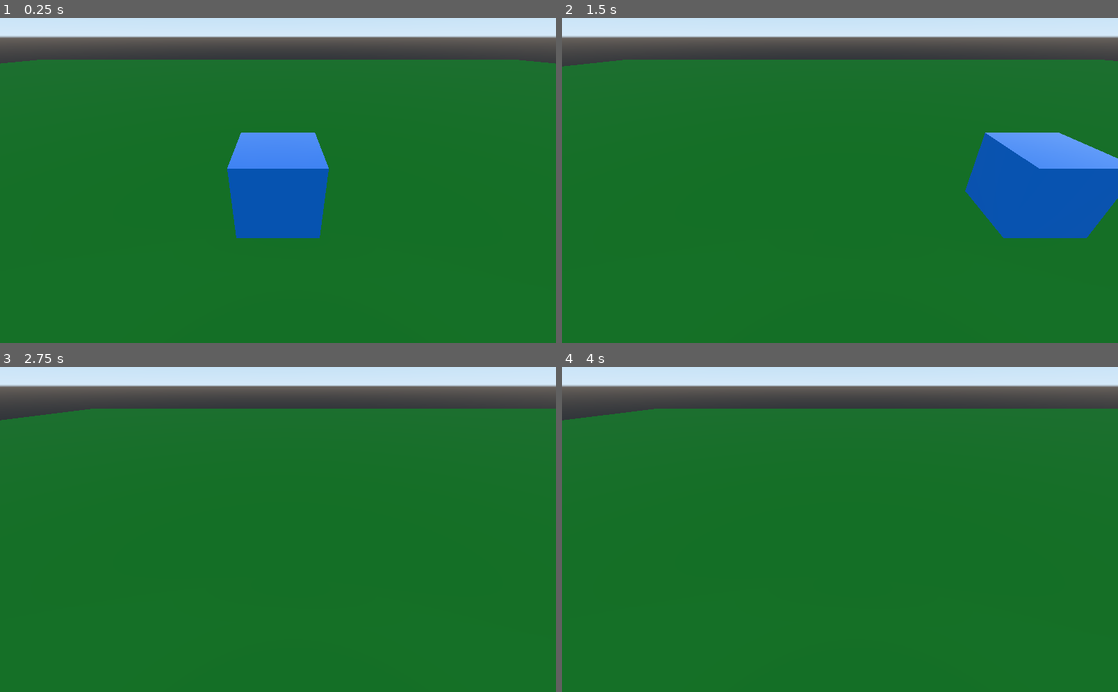
Above: before the commit, frames 1-4 (two rows, left to right).
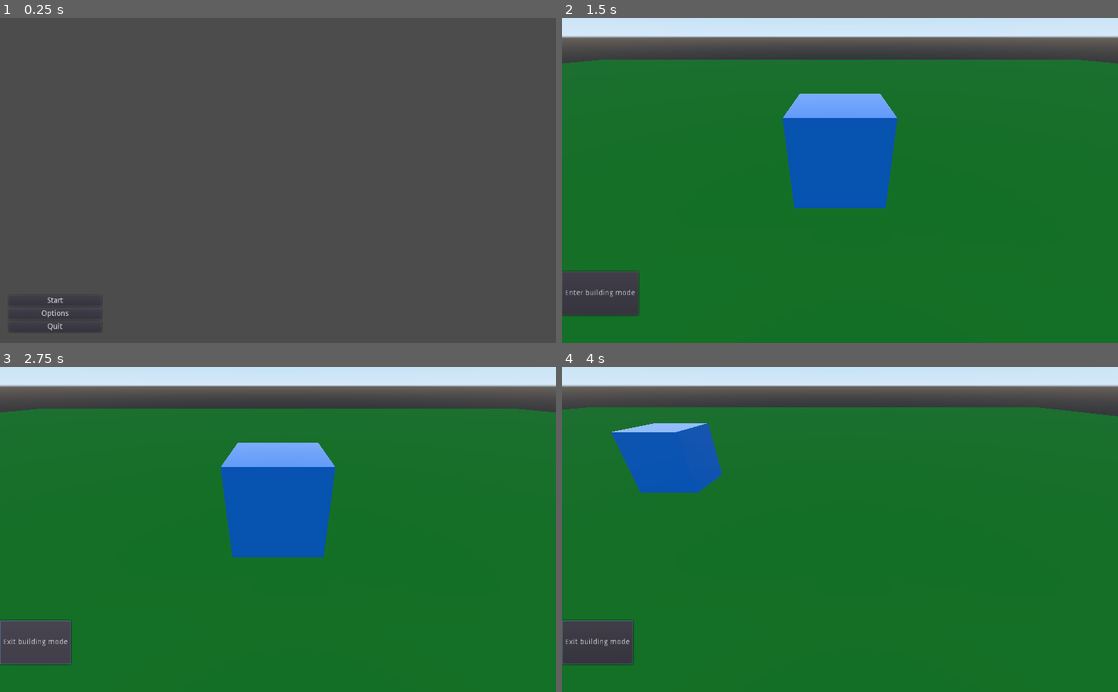
Above: after the commit, the same moments.

Repository: Billiamd1012/Bloodlines
Game: Godot game, scene res://scenes/menu/MainMenu.tscn
Same seed, same stepped clock (60 frames per second), same inputs: the game is played once before the commit and once after it. Before the commit the project starts from res://scenes/Room.tscn.
Inputs (mouse positions are in pixels of both pictures, inside the frame that each line leads up to):
- Up to frame 1 (0.25 s): no input
- Up to frame 2 (1.5 s): click (617, 313) at 0.5 s, where only the run after the commit has a clickable "Options"; click (617, 300) at 1.25 s, where only the run after the commit has a clickable "Start"
- Up to frame 3 (2.75 s): click (38, 643) at 2 s, where only the run after the commit has a clickable "Enter building mode"
- Up to frame 4 (4 s): move the mouse to (962, 513) at 2.77 s; hold D (moveRight) 2.78-3.53 s; click (962, 513) at 2.92 s; move the mouse to (728, 545) at 3.52 s; hold S (moveBack) from 3.53 s (still down); click (728, 545) at 3.67 s

The runs differ from the first frame. In frame 1, 94% of the frame differs, in the area x 0-100%, y 0-100%; in frame 2, 16%; in frame 3, 8.5%; in frame 4, 5.9%.

Commit message:
Building menu progressing

Diff:
--- /dev/null
+++ b/assets/BlueBox.tscn
@@ -0,0 +1,20 @@
+[gd_scene load_steps=4 format=2]
+
+[ext_resource path="res://assets/Player.tres" type="Material" id=1]
+
+[sub_resource type="CubeMesh" id=4]
+
+[sub_resource type="BoxShape" id=5]
+
+[node name="BlueBox" type="StaticBody"]
+collision_layer = 2
+
+[node name="MeshInstance" type="MeshInstance" parent="."]
+transform = Transform( 1, 0, 0, 0, 1, 0, 0, 0, 1, 0, 1, 0 )
+layers = 2
+mesh = SubResource( 4 )
+material/0 = ExtResource( 1 )
+
+[node name="CollisionShape" type="CollisionShape" parent="."]
+transform = Transform( 1, 0, 0, 0, 1, 0, 0, 0, 1, 0, 1, 0 )
+shape = SubResource( 5 )
--- /dev/null
+++ b/assets/menu/buildingbuttons/farming/Farm.tscn
@@ -0,0 +1,6 @@
+[gd_scene format=2]
+
+[node name="Farm" type="Button"]
+margin_top = -50.0
+margin_bottom = -10.0
+text = "Farm"
--- /dev/null
+++ b/assets/menu/buildingbuttons/mining/Mine.tscn
@@ -0,0 +1,6 @@
+[gd_scene format=2]
+
+[node name="Mine" type="Button"]
+margin_top = -50.0
+margin_bottom = -10.0
+text = "Mine"
--- a/project.godot
+++ b/project.godot
@@ -8,10 +8,26 @@
 
 config_version=4
 
+_global_script_classes=[ {
+"base": "Spatial",
+"class": "Building",
+"language": "GDScript",
+"path": "res://scripts/Building.gd"
+}, {
+"base": "Node",
+"class": "PlayerInterface",
+"language": "GDScript",
+"path": "res://scripts/PlayerInterface.gd"
+} ]
+_global_script_class_icons={
+"Building": "",
+"PlayerInterface": ""
+}
+
 [application]
 
 config/name="Bloodlines"
-run/main_scene="res://scenes/Room.tscn"
+run/main_scene="res://scenes/menu/MainMenu.tscn"
 config/icon="res://assets/icon.png"
 
 [gui]
--- a/scenes/Room.tscn
+++ b/scenes/Room.tscn
@@ -1,8 +1,10 @@
 [gd_scene load_steps=9 format=2]
 
-[ext_resource path="res://scenes/Camera.tscn" type="PackedScene" id=1]
+[ext_resource path="res://scenes/playerInterface/Camera.tscn" type="PackedScene" id=1]
 [ext_resource path="res://assets/Ground.tres" type="Material" id=2]
-[ext_resource path="res://assets/Player.tres" type="Material" id=3]
+[ext_resource path="res://assets/BlueBox.tscn" type="PackedScene" id=3]
+[ext_resource path="res://scenes/menu/PauseMenu.tscn" type="PackedScene" id=4]
+[ext_resource path="res://scenes/playerInterface/PlayerInterface.tscn" type="PackedScene" id=5]
 
 [sub_resource type="CubeMesh" id=1]
 
@@ -10,32 +12,26 @@
 
 [sub_resource type="BoxShape" id=3]
 
-[sub_resource type="CubeMesh" id=4]
-
-[sub_resource type="BoxShape" id=5]
-
 [node name="Room" type="Spatial"]
 
-[node name="StaticBody" type="StaticBody" parent="."]
+[node name="Ground" type="StaticBody" parent="."]
 transform = Transform( 50, 0, 0, 0, 0.1, 0, 0, 0, 50, 0, -1, 0 )
 
-[node name="MeshInstance" type="MeshInstance" parent="StaticBody"]
+[node name="MeshInstance" type="MeshInstance" parent="Ground"]
 transform = Transform( 1, 0, 0, 0, 1.19249e-08, 1, 0, -1, 1.19249e-08, 0, 0, 0 )
 mesh = SubResource( 1 )
 skin = SubResource( 2 )
 material/0 = ExtResource( 2 )
 
-[node name="CollisionShape" type="CollisionShape" parent="StaticBody"]
+[node name="CollisionShape" type="CollisionShape" parent="Ground"]
 shape = SubResource( 3 )
 
-[node name="Camera" parent="." instance=ExtResource( 1 )]
+[node name="BlueBox" parent="." instance=ExtResource( 3 )]
+
+[node name="PauseMenu" parent="." instance=ExtResource( 4 )]
+visible = false
+
+[node name="PlayerInterface" parent="." instance=ExtResource( 5 )]
+
+[node name="Camera" parent="PlayerInterface" instance=ExtResource( 1 )]
 transform = Transform( 1, 0, 0, 0, 1, 0, 0, 0, 1, 0, 3.20535, 5.00768 )
-
-[node name="StaticBody2" type="StaticBody" parent="."]
-
-[node name="MeshInstance" type="MeshInstance" parent="StaticBody2"]
-mesh = SubResource( 4 )
-material/0 = ExtResource( 3 )
-
-[node name="CollisionShape" type="CollisionShape" parent="StaticBody2"]
-shape = SubResource( 5 )
--- /dev/null
+++ b/scenes/menu/MainMenu.tscn
@@ -0,0 +1,35 @@
+[gd_scene load_steps=2 format=2]
+
+[ext_resource path="res://scripts/MainMenu.gd" type="Script" id=1]
+
+[node name="PauseMenu" type="Control"]
+anchor_right = 1.0
+anchor_bottom = 1.0
+script = ExtResource( 1 )
+
+[node name="VBoxContainer" type="VBoxContainer" parent="."]
+anchor_left = 0.016
+anchor_top = 0.853
+anchor_right = 0.183
+anchor_bottom = 0.853
+
+[node name="StartButton" type="Button" parent="VBoxContainer"]
+margin_right = 171.0
+margin_bottom = 20.0
+text = "Start"
+
+[node name="OptionsButton" type="Button" parent="VBoxContainer"]
+margin_top = 24.0
+margin_right = 171.0
+margin_bottom = 44.0
+text = "Options"
+
+[node name="QuitButton" type="Button" parent="VBoxContainer"]
+margin_top = 48.0
+margin_right = 171.0
+margin_bottom = 68.0
+text = "Quit"
+
+[connection signal="pressed" from="VBoxContainer/StartButton" to="." method="_on_StartButton_pressed"]
+[connection signal="pressed" from="VBoxContainer/OptionsButton" to="." method="_on_OptionsButton_pressed"]
+[connection signal="pressed" from="VBoxContainer/QuitButton" to="." method="_on_QuitButton_pressed"]
--- /dev/null
+++ b/scenes/menu/PauseMenu.tscn
@@ -0,0 +1,35 @@
+[gd_scene load_steps=2 format=2]
+
+[ext_resource path="res://scripts/PauseMenu.gd" type="Script" id=1]
+
+[node name="PauseMenu" type="Control"]
+anchor_right = 1.0
+anchor_bottom = 1.0
+script = ExtResource( 1 )
+
+[node name="VBoxContainer" type="VBoxContainer" parent="."]
+anchor_left = 0.016
+anchor_top = 0.853
+anchor_right = 0.183
+anchor_bottom = 0.853
+
+[node name="ResumeButton" type="Button" parent="VBoxContainer"]
+margin_right = 171.0
+margin_bottom = 20.0
+text = "Resume"
+
+[node name="OptionsButton" type="Button" parent="VBoxContainer"]
+margin_top = 24.0
+margin_right = 171.0
+margin_bottom = 44.0
+text = "Options"
+
+[node name="MenuButton" type="Button" parent="VBoxContainer"]
+margin_top = 48.0
+margin_right = 171.0
+margin_bottom = 68.0
+text = "Menu"
+
+[connection signal="pressed" from="VBoxContainer/ResumeButton" to="." method="_on_ResumeButton_pressed"]
+[connection signal="pressed" from="VBoxContainer/OptionsButton" to="." method="_on_OptionsButton_pressed"]
+[connection signal="pressed" from="VBoxContainer/MenuButton" to="." method="_on_MenuButton_pressed"]
--- a/scenes/Camera.tscn
+++ b/scenes/playerInterface/Camera.tscn
@@ -2,7 +2,7 @@
 
 [ext_resource path="res://scripts/CameraMove.gd" type="Script" id=1]
 
-[node name="Spatial" type="Spatial"]
+[node name="CameraWrapper" type="Spatial"]
 
 [node name="Camera" type="Camera" parent="."]
 transform = Transform( 1, 0, 0, 0, 0.850095, 0.526629, 0, -0.526629, 0.850095, 0, 0, 0 )
--- /dev/null
+++ b/scenes/playerInterface/PlaceBuildingButton.gd
@@ -0,0 +1,12 @@
+extends Button
+
+onready var player_interface: PlayerInterface = get_node("/root/Room/PlayerInterface")
+
+func _on_PlaceBuildingButton_pressed() -> void:
+	if self.text == "Enter building mode":
+		player_interface.interface_input_mode = 1
+		self.text = "Exit building mode"
+
+	else:
+		player_interface.interface_input_mode = 0
+		self.text = "Enter building mode"
--- /dev/null
+++ b/scenes/playerInterface/PlayerInterface.tscn
@@ -0,0 +1,52 @@
+[gd_scene load_steps=6 format=2]
+
+[ext_resource path="res://scripts/PlayerInterface.gd" type="Script" id=1]
+[ext_resource path="res://scripts/BuildingManager.gd" type="Script" id=2]
+[ext_resource path="res://assets/menu/buildingbuttons/farming/Farm.tscn" type="PackedScene" id=3]
+[ext_resource path="res://assets/menu/buildingbuttons/mining/Mine.tscn" type="PackedScene" id=4]
+[ext_resource path="res://scenes/playerInterface/PlaceBuildingButton.gd" type="Script" id=5]
+
+[node name="PlayerInterface" type="Node"]
+script = ExtResource( 1 )
+
+[node name="HUD" type="Control" parent="."]
+margin_right = 1027.0
+margin_bottom = 599.0
+
+[node name="BuildingBar" type="HBoxContainer" parent="HUD"]
+margin_top = 468.0
+margin_right = 1025.0
+margin_bottom = 549.92
+script = ExtResource( 2 )
+
+[node name="PlaceBuildingButton" type="Button" parent="HUD/BuildingBar"]
+margin_right = 141.0
+margin_bottom = 81.0
+text = "Enter building mode"
+script = ExtResource( 5 )
+
+[node name="FarmingButton" type="Button" parent="HUD/BuildingBar"]
+visible = false
+margin_left = 145.0
+margin_right = 208.0
+margin_bottom = 81.0
+text = "Farming"
+
+[node name="Farm" parent="HUD/BuildingBar/FarmingButton" instance=ExtResource( 3 )]
+visible = false
+anchor_left = -0.5
+
+[node name="MiningButton" type="Button" parent="HUD/BuildingBar"]
+visible = false
+margin_left = 472.0
+margin_top = 40.0
+margin_right = 267.0
+margin_bottom = 80.0
+text = "Mining"
+
+[node name="Mine" parent="HUD/BuildingBar/MiningButton" instance=ExtResource( 4 )]
+visible = false
+anchor_left = 0.8
+anchor_right = 0.8
+
+[connection signal="pressed" from="HUD/BuildingBar/PlaceBuildingButton" to="HUD/BuildingBar/PlaceBuildingButton" method="_on_PlaceBuildingButton_pressed"]
--- /dev/null
+++ b/scripts/Building.gd
@@ -0,0 +1,5 @@
+# Parent class of all buildings
+
+extends Spatial
+
+class_name Building
--- /dev/null
+++ b/scripts/BuildingManager.gd
@@ -0,0 +1,20 @@
+# Handles the
+
+extends HBoxContainer
+
+# Player Interface
+onready var player_interface: PlayerInterface = get_node("/root/Room/PlayerInterface")
+
+# Current building
+var current_building: Building = null
+
+func _input(event: InputEvent) -> void:
+	if event is InputEventMouseButton and event.button_index == BUTTON_LEFT and event.pressed and current_building != null:
+		_placeBuilding(current_building)
+func _placeBuilding(building: Spatial) -> void:
+	if building is Building:
+		if player_interface.cursor_position_on_map != {}:
+			# Add your code here
+			var building_instance = building.scene.instance()  # Create an instance of the building scene
+			building_instance.global_transform.origin = player_interface.cursor_position_on_map.position  # Set the position of the instance to the specified position
+			get_node("/root/Room").add_child(building_instance)  # Add the instance to the scene tree
--- a/scripts/CameraMove.gd
+++ b/scripts/CameraMove.gd
@@ -1,30 +1,36 @@
 extends Camera
 
-var sens = 5
-var move = Vector3(0, 0, 0)  # Class variable to store the movement
+var sens: float = 8  # Sensitivity of the camera movement
+var move: Vector3 = Vector3(0, 0, 0)  # Class variable to store the movement
 
-func _ready():
-	Input.set_mouse_mode(Input.MOUSE_MODE_CONFINED)
+func _process(delta: float) -> void:
+	var mouse_pos: Vector2 = get_viewport().get_mouse_position()
+	var screen_size: Vector2 = get_viewport().get_visible_rect().size
 
-func _unhandled_input(event):
-	if event is InputEventMouseMotion:
-		var mouse_pos = get_viewport().get_mouse_position()
-		var screen_size = get_viewport().get_visible_rect().size
+	if mouse_pos.x < screen_size.x * 0.05:
+		move.x = -1
+	elif mouse_pos.x > screen_size.x * 0.95:
+		move.x = 1
+	elif mouse_pos.y < screen_size.y * 0.05:
+		move.z = -1
+	elif mouse_pos.y > screen_size.y * 0.95:
+		move.z = 1
+	else:
+		move = Vector3(0, 0, 0)  # Stop the movement when the mouse is not near the edges
 
-		if mouse_pos.x < screen_size.x * 0.1:
-			move.x = -1
-		elif mouse_pos.x > screen_size.x * 0.9:
-			move.x = 1
-		elif mouse_pos.y < screen_size.y * 0.1:
-			move.z = -1
-		elif mouse_pos.y > screen_size.y * 0.9:
-			move.z = 1
-		else:
-			move = Vector3(0, 0, 0)  # Stop the movement when the mouse is not near the edges
-		move.y = 0  # Lock the y position
-		move = move.normalized() * sens
+	if Input.is_action_pressed("moveLeft"):
+		move.x -= 1
+	if Input.is_action_pressed("moveRight"):
+		move.x += 1
+	if Input.is_action_pressed("moveBack"):
+		move.z += 1
+	if Input.is_action_pressed("moveForward"):
+		move.z -= 1
 
-func _process(delta):
-	var parent_node = self.get_parent()
+	move = move.normalized() * sens  # Normalize the move vector before applying the speed
+
+	var parent_node: Node = self.get_parent()
 	if parent_node:
 		parent_node.translate(move * delta)  # Apply the movement to the parent node
+
+	move = Vector3(0, 0, 0)  # Reset the movement vector for the next frame
--- /dev/null
+++ b/scripts/MainMenu.gd
@@ -0,0 +1,15 @@
+extends Control
+
+
+# Called when the node enters the scene tree for the first time.
+func _ready() -> void:
+	pass # Replace with function body.
+
+func _on_StartButton_pressed() -> void:
+	get_tree().change_scene("res://scenes/Room.tscn")
+
+func _on_OptionsButton_pressed() -> void:
+	pass # Replace with function body.
+
+func _on_QuitButton_pressed() -> void:
+	get_tree().quit()
--- /dev/null
+++ b/scripts/PauseMenu.gd
@@ -0,0 +1,27 @@
+extends Control
+
+var hud: Control  # Variable to store the player interface
+
+# Called when the node enters the scene tree for the first time.
+func _ready() -> void:
+	hud = get_node("/root/Room/PlayerInterface/HUD") as Control  # Get the player interface
+	self.pause_mode = Node.PAUSE_MODE_PROCESS
+
+func _input(event: InputEvent) -> void:
+	if event is InputEventKey and event.pressed and event.scancode == KEY_ESCAPE:
+		if get_tree().current_scene.filename == "res://scenes/Room.tscn" and not self.visible:
+			get_tree().paused = true
+			hud.hide()
+			self.show()
+
+func _on_ResumeButton_pressed() -> void:
+	hud.show()  # Show the player interface
+	self.hide()  # Hide the pause menu
+
+	get_tree().paused = false  # Resume the game
+
+func _on_OptionsButton_pressed() -> void:
+	pass  # Do nothing
+
+func _on_MenuButton_pressed() -> void:
+	get_tree().change_scene("res://scenes/menu/MainMenu.tscn")  # Load the main menu scene
--- /dev/null
+++ b/scripts/PlayerInterface.gd
@@ -0,0 +1,28 @@
+# Interface between the player and the game world by updating the cursors relative position on the map every frame
+
+extends Node
+class_name PlayerInterface
+
+# Script variables
+var interface_input_mode: int = 0
+var nodes_loaded: bool = false  # Flag to check if nodes are loaded
+var cursor_position_on_map: Dictionary = {}  # Store the cursor position on the map
+
+# UI
+onready var hud: Control = get_node("HUD") as Control
+
+func _ready() -> void:
+	Input.set_mouse_mode(Input.MOUSE_MODE_CONFINED)
+	nodes_loaded = true  # Set the flag to true when all nodes are loaded
+
+func _physics_process(_delta: float) -> void:
+	if nodes_loaded:
+		var mouse_pos: Vector2 = hud.get_global_mouse_position()
+		var camera: Camera = get_node("Camera/Camera") as Camera
+		var world: World = camera.get_world()
+
+		var from: Vector3 = camera.project_ray_origin(mouse_pos)
+		var to: Vector3 = from + camera.project_ray_normal(mouse_pos) * 1000
+
+		var space_state: PhysicsDirectSpaceState = world.direct_space_state
+		cursor_position_on_map = space_state.intersect_ray(from, to, [], 1)  # Set the collision mask to 1 to ignore layer 2
Not shown, added: .mono/metadata/ide_messaging_meta.txt
